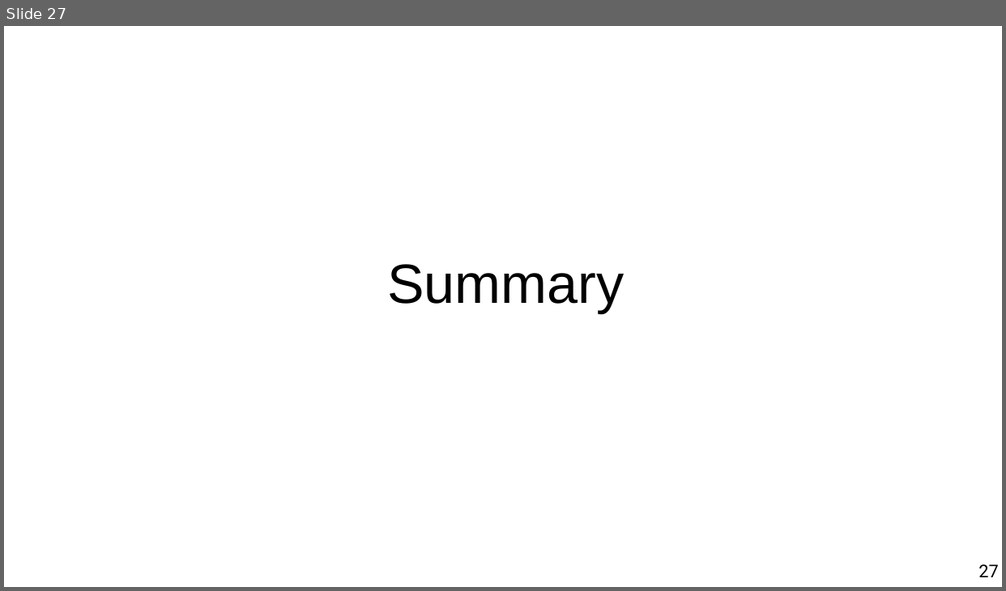
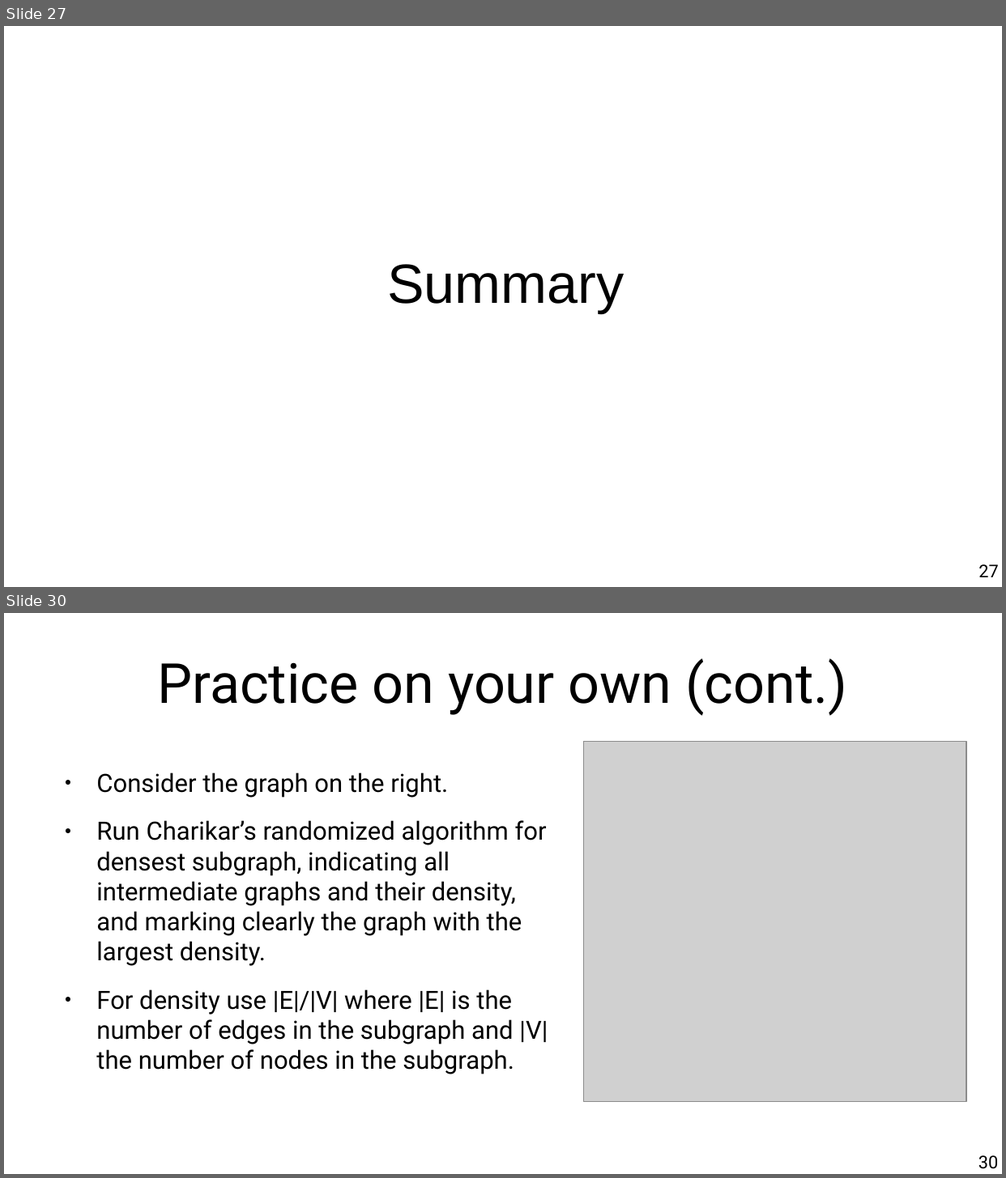
Before and after one commit to chatox/networks-science-course, a slide deck: theory/odp/tt22_dense_subgraphs.odp. Shown one above the other, each under a label of ours: slide 27 before the commit, slides 27 and 30 after it; the slides between them are not shown. The pictures are 1006x591 and 1006x1178 pixels, drawn with LibreOffice and Linux fonts; fonts in the diff are those of the drawing; grey boxes stand for pictures. Boxes give left, top, right and bottom in pixels: in the first picture for what was removed or moved away, otherwise in the second. Text is boxed around its words. In the diff, an @@ line names an element or a change of style, - is before the commit and + after.

```diff
--- a/theory/odp/tt22_dense_subgraphs.odp
+++ b/theory/odp/tt22_dense_subgraphs.odp
@@ slide 30 added at <box>4,613,1002,1174</box>, background #FFFFFF @@
@@ title added at <box>157,658,848,716</box>, 44 pt, text #000000 @@
+Practice on your own (cont.)
@@ picture added at <box>583,742,966,1102</box> @@
@@ text added at <box>96,773,548,1075</box>, 20 pt, text #000000 @@
+● Consider the graph on the right.
+● Run Charikar’s randomized algorithm for densest subgraph, indicating all intermediate graphs and their density, and marking clearly the graph with the largest density.
+● For density use |E|/|V| where |E| is the number of edges in the subgraph and |V| the number of nodes in the subgraph.
@@ page number added at <box>978,1156,998,1169</box>, 14 pt, text #000000 @@
+30
```
Also in this commit, not shown: 3 slides changed, 6 other files.
